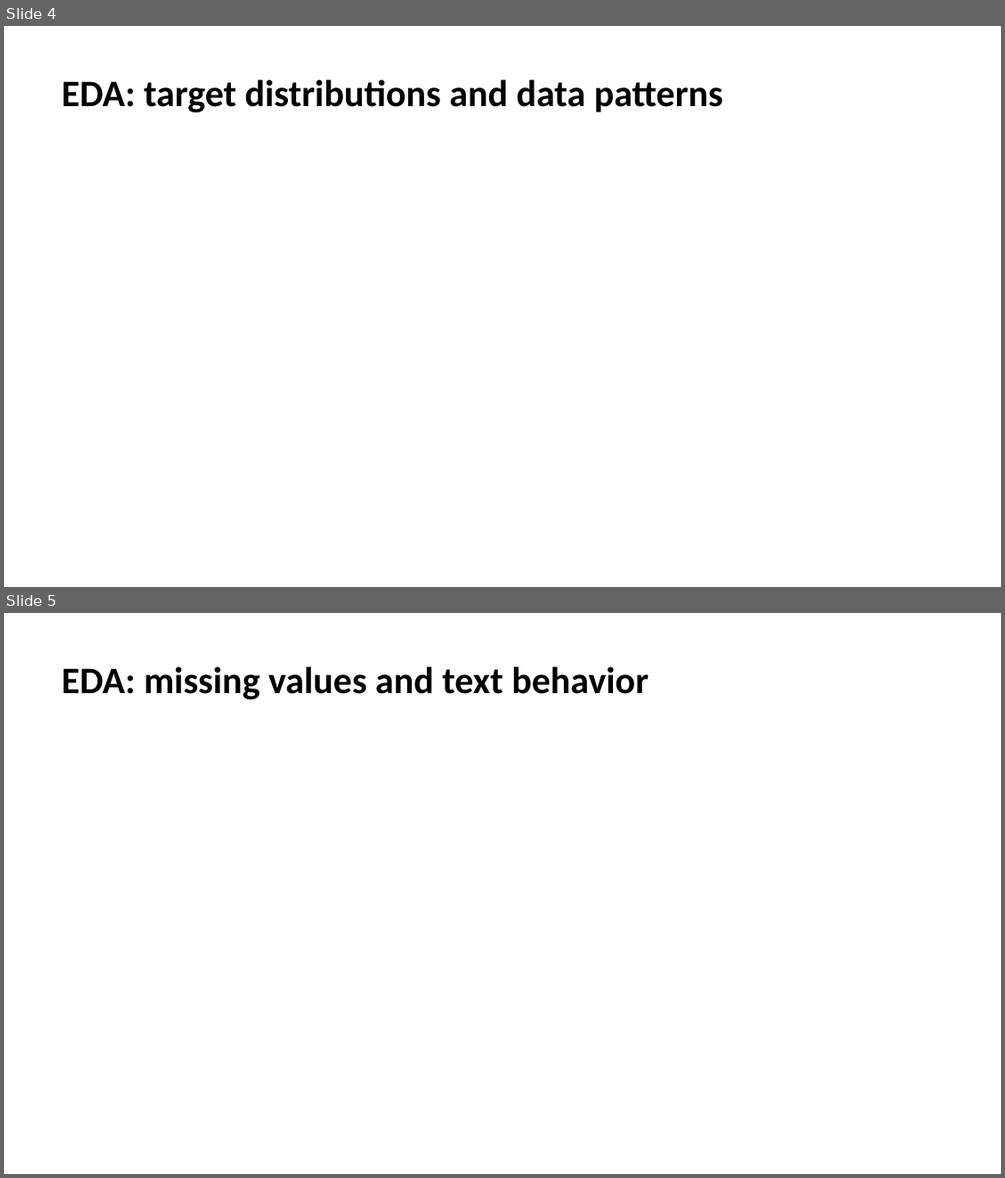
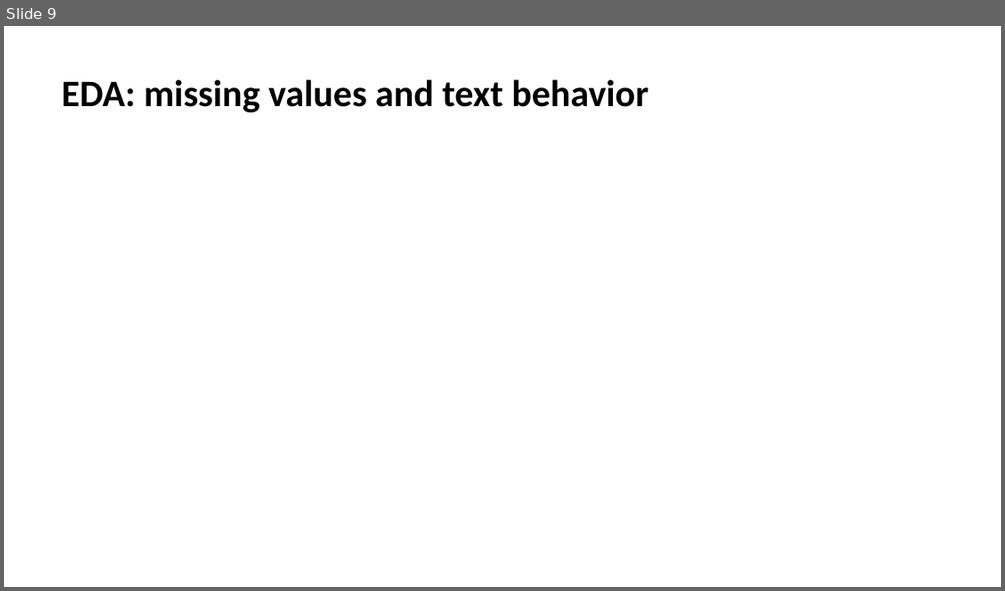
Before and after one commit to dariaproniakova/danit_final_project, a slide deck: presentation/Presentation_project.pptx. Shown one above the other, each under a label of ours: slides 4 and 5 before the commit, slide 9 after it. The pictures are 1005x1178 and 1005x591 pixels, drawn with LibreOffice and Linux fonts; fonts in the diff are those of the drawing. Boxes give left, top, right and bottom in pixels: in the first picture for what was removed or moved away, otherwise in the second. Text is boxed around its words. In the diff, an @@ line names an element or a change of style, - is before the commit and + after.

```diff
--- a/presentation/Presentation_project.pptx
+++ b/presentation/Presentation_project.pptx
@@ slide 4 removed at [4,26,1001,587], background #FFFFFF @@
@@ title removed at [62,79,723,112] @@
-EDA: target distributions and data patterns
@@ what was slide 5 is now slide 9 @@
```
Also in this commit, not shown: 2 slides changed, 6 slides added, 2 other files.
